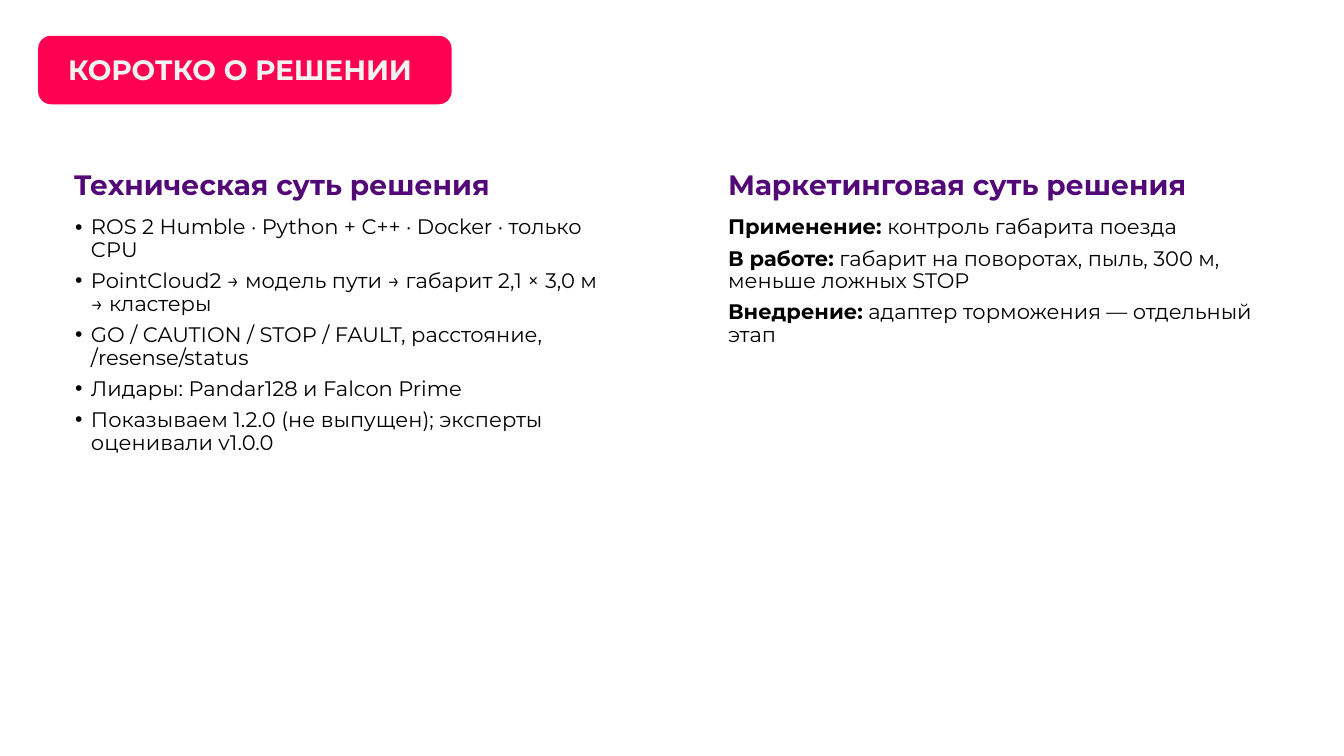
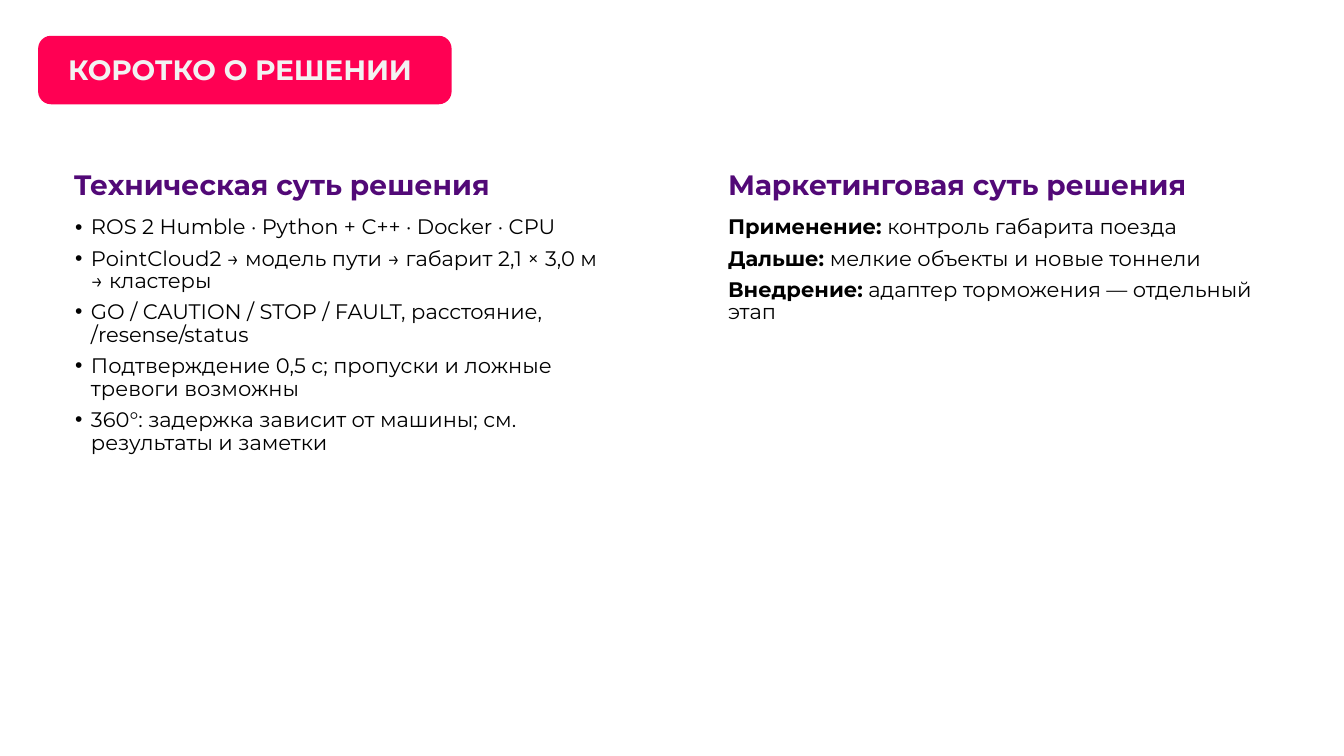
Before and after one commit to pmixay/ReSense, a slide deck: slide 5 of docs/presentation/ReSense_LCT2026.pptx. Drawn at 1344x756 pixels with LibreOffice and Linux fonts; fonts in the diff are those of the drawing; background and template pictures are left out. Boxes give left, top, right and bottom in pixels: in the first picture for what was removed or moved away, otherwise in the second. Text is boxed around its words. In the diff, an @@ line names an element or a change of style, - is before the commit and + after.

```diff
--- a/docs/presentation/ReSense_LCT2026.pptx
+++ b/docs/presentation/ReSense_LCT2026.pptx
@@ text at (91, 218, 556, 238): text changed @@
-• ROS 2 Humble · Python + C++ · Docker · только CPU
+• ROS 2 Humble · Python + C++ · Docker · CPU
@@ text at (728, 250, 1201, 269): text changed @@
-В работе: габарит на поворотах, пыль, 300 м, меньше ложных STOP
+Дальше: мелкие объекты и новые тоннели
@@ text at (91, 358, 552, 454): text changed @@
-• Лидары: Pandar128 и Falcon Prime
-• Показываем 1.2.0 (не выпущен); эксперты оценивали v1.0.0
+• Подтверждение 0,5 с; пропуски и ложные тревоги возможны
+• 360°: задержка зависит от машины; см. результаты и заметки
```
Also in this commit, not shown: 9 other slides changed, 31 other files.
